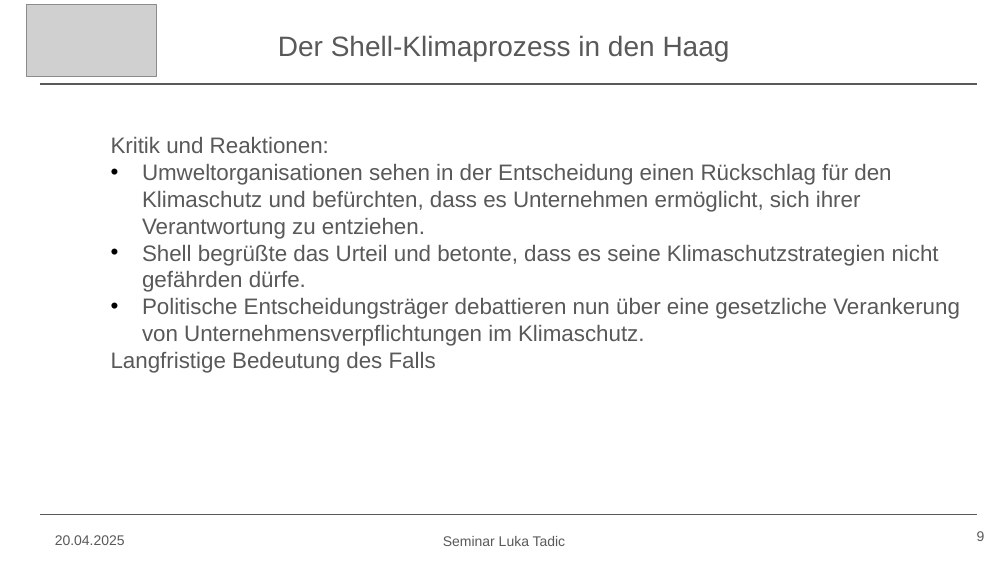
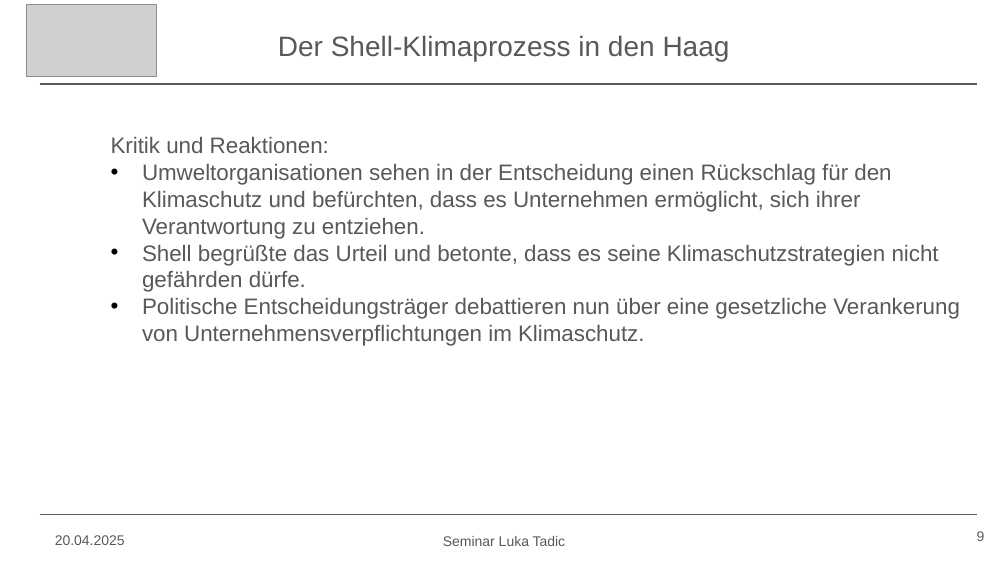
Before and after one commit to Lukiano12/Seminar, a slide deck: slide 9 of Seminar Präsentation.pptx. Drawn at 1008x567 pixels with LibreOffice and Linux fonts; fonts in the diff are those of the drawing; grey boxes stand for pictures. Boxes give left, top, right and bottom in pixels: in the first picture for what was removed or moved away, otherwise in the second. Text is boxed around its words. In the diff, an @@ line names an element or a change of style, - is before the commit and + after.

Commit message:
Minor change

```diff
--- a/Seminar Präsentation.pptx
+++ b/Seminar Präsentation.pptx
@@ text at bbox=[111, 352, 436, 373]: paragraph removed @@
-  Langfristige Bedeutung des Falls
```
